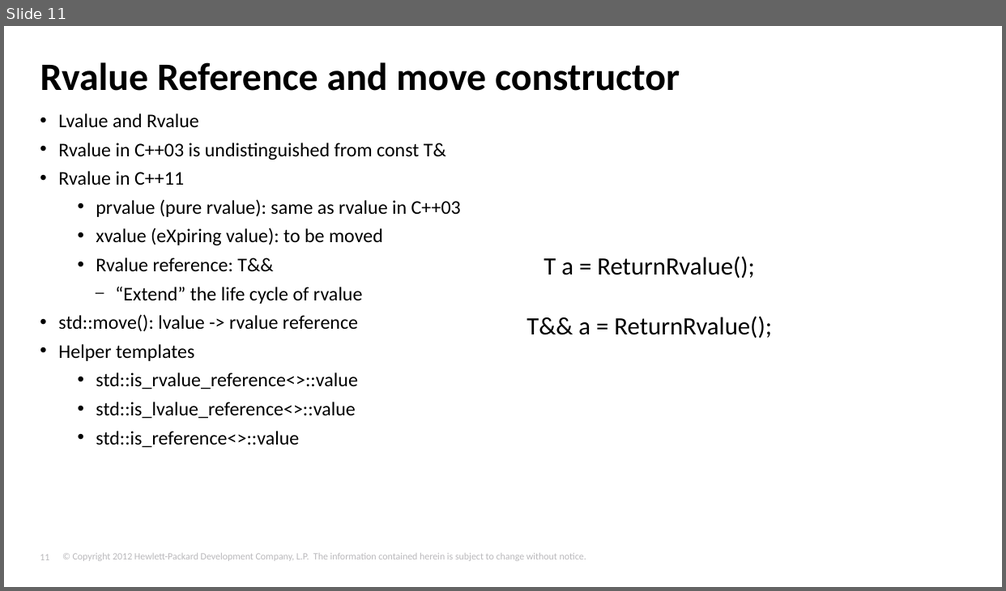
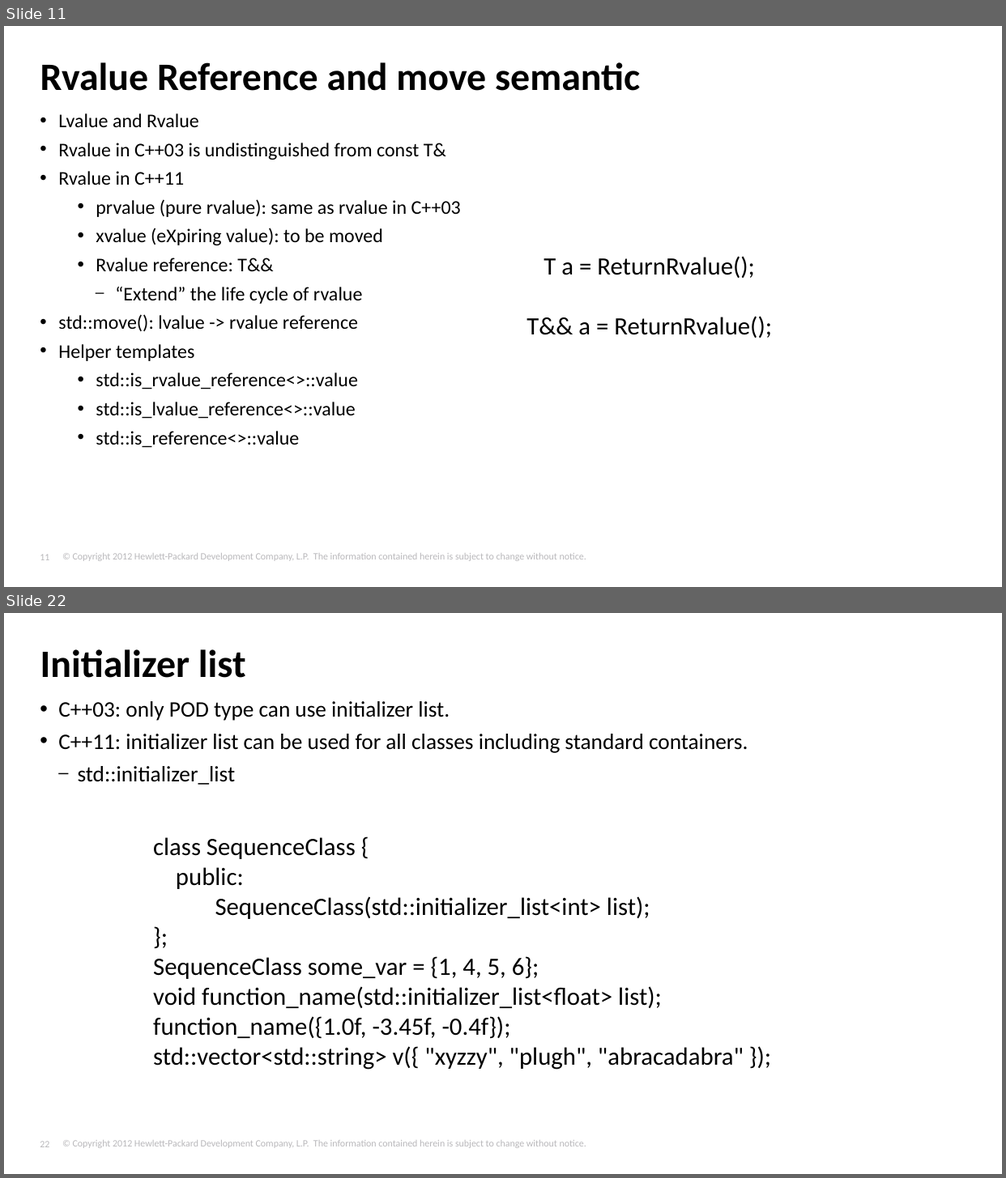
Before and after one commit to tjliupeng/CPP11, a slide deck: C++11.pptx. Shown one above the other, each under a label of ours: slide 11 before the commit, slides 11 and 22 after it; the slides between them are not shown. The pictures are 1006x591 and 1006x1178 pixels, drawn with LibreOffice and Linux fonts; fonts in the diff are those of the drawing; background and template pictures are left out. Boxes give left, top, right and bottom in pixels: in the first picture for what was removed or moved away, otherwise in the second. Text is boxed around its words. In the diff, an @@ line names an element or a change of style, - is before the commit and + after.

```diff
--- a/C++11.pptx
+++ b/C++11.pptx
@@ slide 22 added at box(4, 613, 1002, 1174), background #FFFFFF; not listed: 2 template elements that a slide beside it also shows @@
@@ title added at box(40, 649, 246, 678), 28 pt, text #000000, bold @@
+Initializer list
@@ text added at box(58, 701, 748, 785), 16 pt, text #000000 @@
+• C++03: only POD type can use initializer list.
+• C++11: initializer list can be used for all classes including standard containers.
+  – std::initializer_list
@@ text added at box(153, 837, 744, 1070), 18 pt, text #000000 @@
+class SequenceClass {
+public:
+SequenceClass(std::initializer_list<int> list);
+};
+SequenceClass some_var = {1, 4, 5, 6};
+void function_name(std::initializer_list<float> list);
+function_name({1.0f, -3.45f, -0.4f});
+std::vector<std::string> v({ "xyzzy", "plugh", "abracadabra" });
@@ slide 11 changed as well @@
@@ title at box(40, 62, 640, 91): text changed @@
-Rvalue Reference and move constructor
+Rvalue Reference and move semantic
```
Also in this commit, not shown: 6 other slides changed, 45 other slides added, 15 slides removed, 1 other file.
